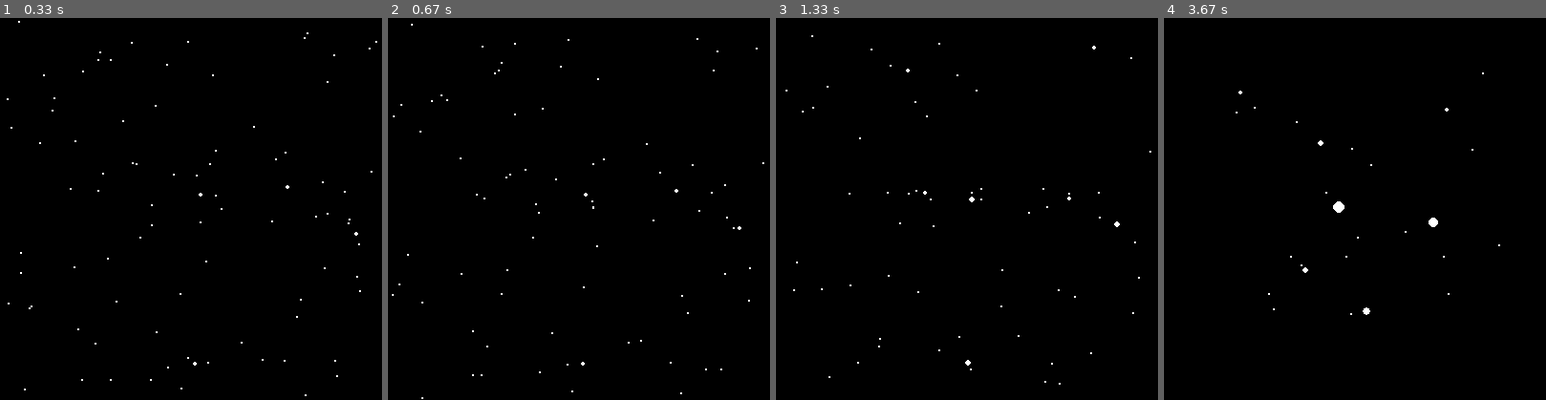
Above: before the commit, frames 1-4 (left to right).
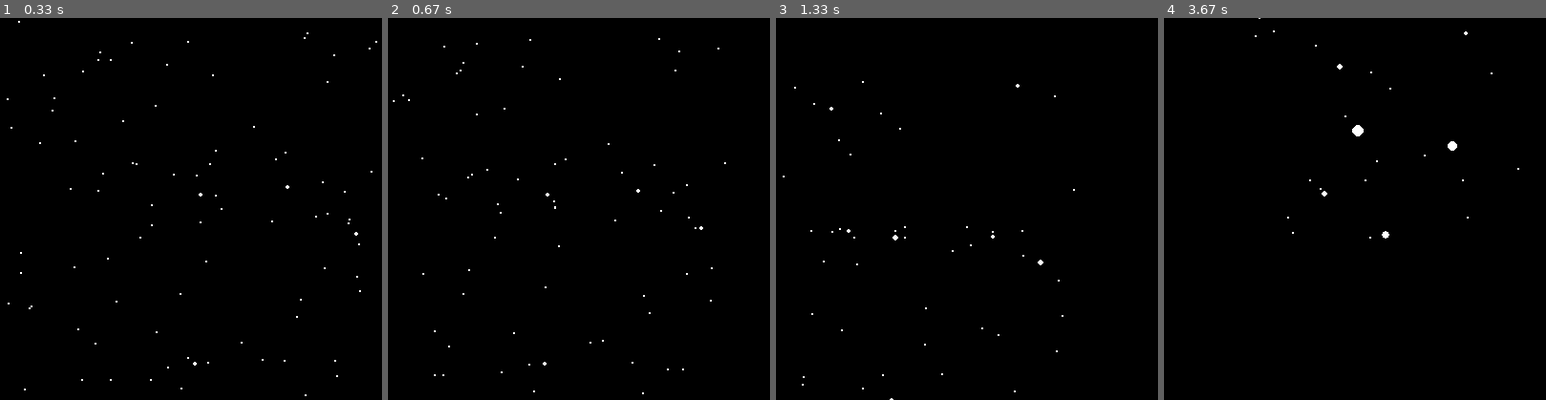
Above: after the commit, the same moments.

Repository: zxu32/PyGameTutorial
Game: pygame game, started from StarFormation.py
Two runs of this game, one before a commit and one after it. Both use one fixed random seed, a clock stepped at 60 frames per second and the inputs below.
Inputs:
- Up to frame 1 (0.33 s): no input
- Up to frame 2 (0.67 s): hold Right from 0.33 s (still down)
- Up to frame 3 (1.33 s): release Right at 0.8 s; hold Up 0.83-1.13 s; hold Right from 1.17 s (still down)
- Up to frame 4 (3.67 s): release Right at 1.63 s; hold Left 1.67-2.2 s; hold = 2.23-2.53 s; hold Down 2.23-2.53 s; hold R 2.57-2.87 s; hold Down 2.57-2.87 s; hold Down 2.9-3.2 s; tap = at 3.05 s; hold Left 3.23-3.63 s; tap - at 3.38 s

Frame 1 is identical in both runs. In frame 2, 0.4% of the frame differs, in the area x 1-99%, y 1-100%; in frame 3, 0.4%; in frame 4, 0.5%, in the area x 18-93%, y 0-78%.

Commit message:
keyboardInteraction

Diff:
--- a/StarFormation.py
+++ b/StarFormation.py
@@ -30,8 +30,7 @@
 
 screen = pygame.display.set_mode((w, h))
 pygame.display.set_caption('Star formation')
-universe = PyParticles.Environment(w, h)
-universe.color = (0, 0, 0)
+universe = PyParticles.Environment(w, h, color=(0, 0, 0))
 universe.addFunctions(['move', 'attract', 'combine', 'bounce'])
 
 
@@ -48,14 +47,33 @@
     for event in pygame.event.get():
         if event.type == pygame.QUIT:
             running = False
+        if event.type == pygame.KEYDOWN:
+            if event.key == pygame.K_LEFT:
+                universeScreen.scroll(dx=1)
+            if event.key == pygame.K_RIGHT:
+                universeScreen.scroll(dx=-1)
+            if event.key == pygame.K_UP:
+                universeScreen.scroll(dy=1)
+            if event.key == pygame.K_DOWN:
+                universeScreen.scroll(dy=-1)
+            if event.key == pygame.K_EQUALS:
+                universeScreen.zoom(2)
+            if event.key == pygame.K_MINUS:
+                universeScreen.zoom(0.5)
+            if event.key == pygame.K_r:
+                universeScreen.reset()
+
     universe.update()
     screen.fill(universe.color)
     for p in universe.particles:
+        x = int(universeScreen.mx + (universeScreen.dx + p.x) * universeScreen.magnification)
+        y = int(universeScreen.my + (p.y + universeScreen.dy) * universeScreen.magnification)
+        size = int(p.size * universeScreen.magnification)
         if p.size < 2:
-            pygame.draw.rect(screen, p.color, (int(p.x), int(p.y), 2, 2))
+            pygame.draw.rect(screen, p.color, (x, y, 2, 2))
             # draw rectangle to approximate particle when they are too small
         else:
-            pygame.draw.circle(screen, p.color, (int(p.x), int(p.y)), int(p.size), 0)
+            pygame.draw.circle(screen, p.color, (x, y), int(p.size), 0)
 
     particleToRemove = []
     for p in universe.particles:
@@ -68,3 +86,5 @@
             universe.particles.remove(p)
 
     pygame.display.flip()
+
+# universeScreen.scroll(dx=1)
